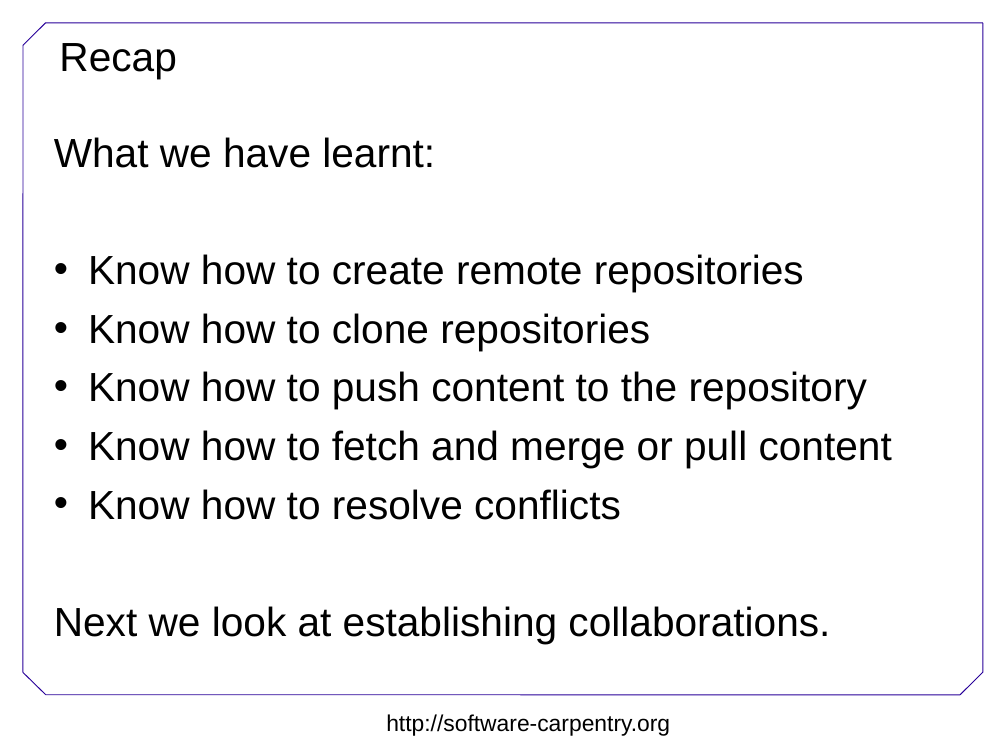
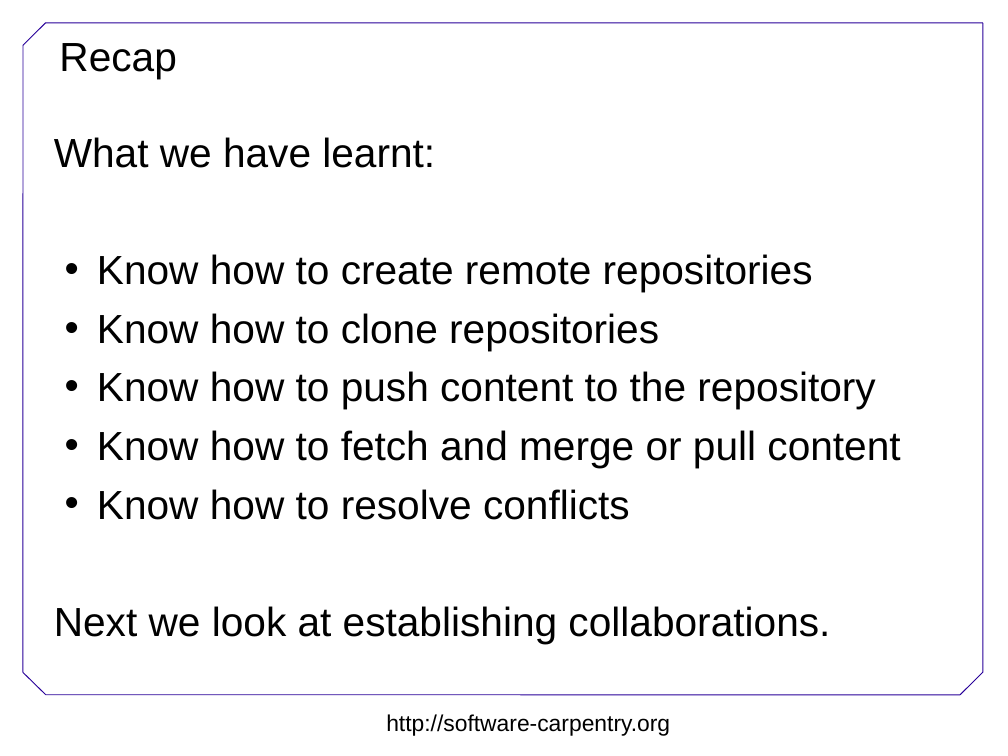
Before and after one commit to swcarpentry/DEPRECATED-boot-camps, a slide deck: slide 23 of version-control/git-oxford/Version-control.ppt. Drawn at 1008x756 pixels with LibreOffice and Linux fonts; fonts in the diff are those of the drawing; background and template pictures are left out. Boxes give left, top, right and bottom in pixels: in the first picture for what was removed or moved away, otherwise in the second. Text is boxed around its words. In the diff, an @@ line names an element or a change of style, - is before the commit and + after.

```diff
--- a/version-control/git-oxford/Version-control.ppt
+++ b/version-control/git-oxford/Version-control.ppt
@@ text "What we have learnt:" at [54, 137, 900, 643]: indent changed @@
```
Also in this commit, not shown: 5 other slides changed.
